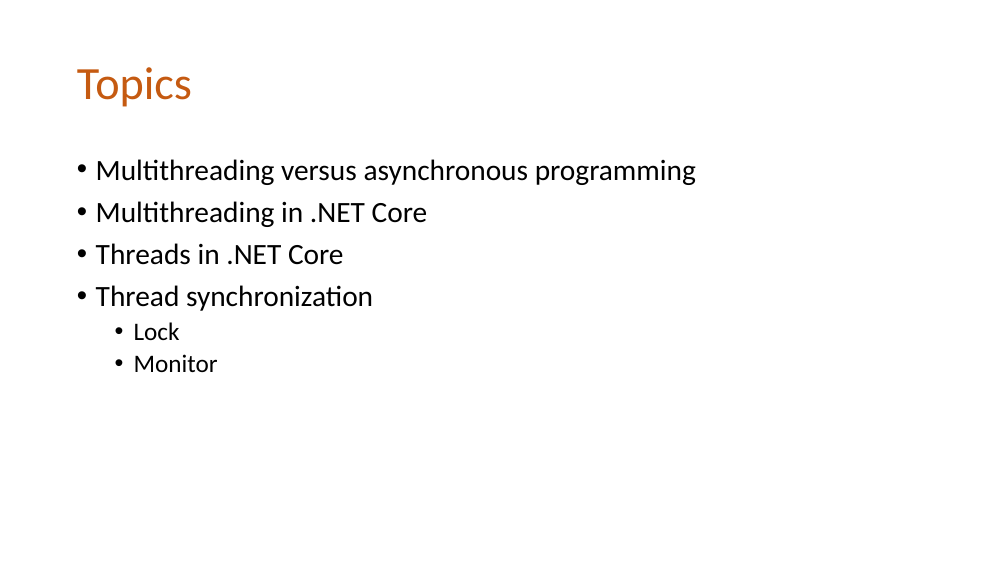
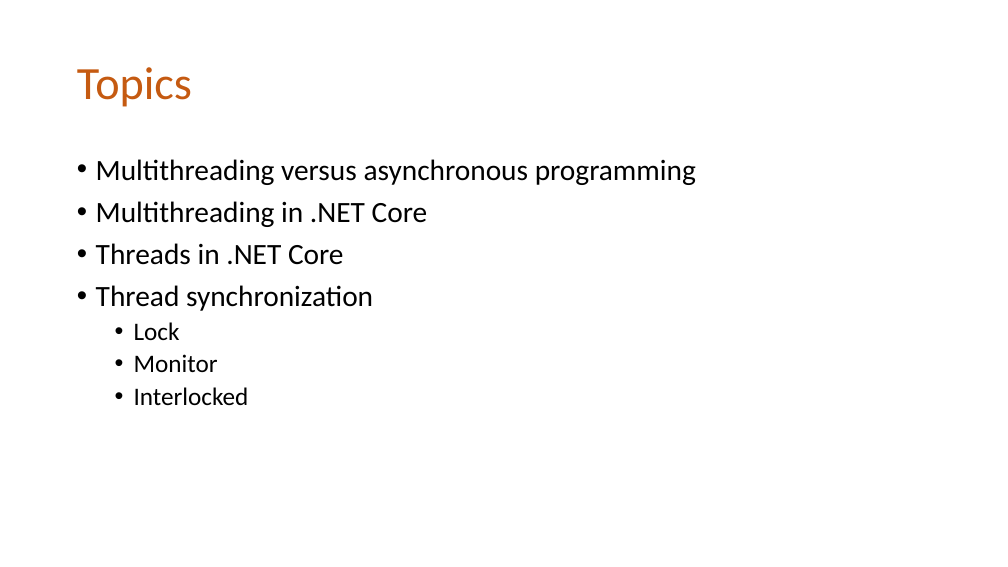
Before and after one commit to nrawat207/Dotnet-Learning, a slide deck: slide 2 of docs/Multithreading Programming.pptx. Drawn at 1008x567 pixels with LibreOffice and Linux fonts; fonts in the diff are those of the drawing. Boxes give left, top, right and bottom in pixels: in the first picture for what was removed or moved away, otherwise in the second. Text is boxed around its words. In the diff, an @@ line names an element or a change of style, - is before the commit and + after.

Commit message:
Interlocked exchange method

```diff
--- a/docs/Multithreading Programming.pptx
+++ b/docs/Multithreading Programming.pptx
@@ text at <box>134,387,249,405</box>: paragraph added @@
+  • Interlocked
```
Also in this commit, not shown: 4 slides added, 8 slides removed, 3 other files.
